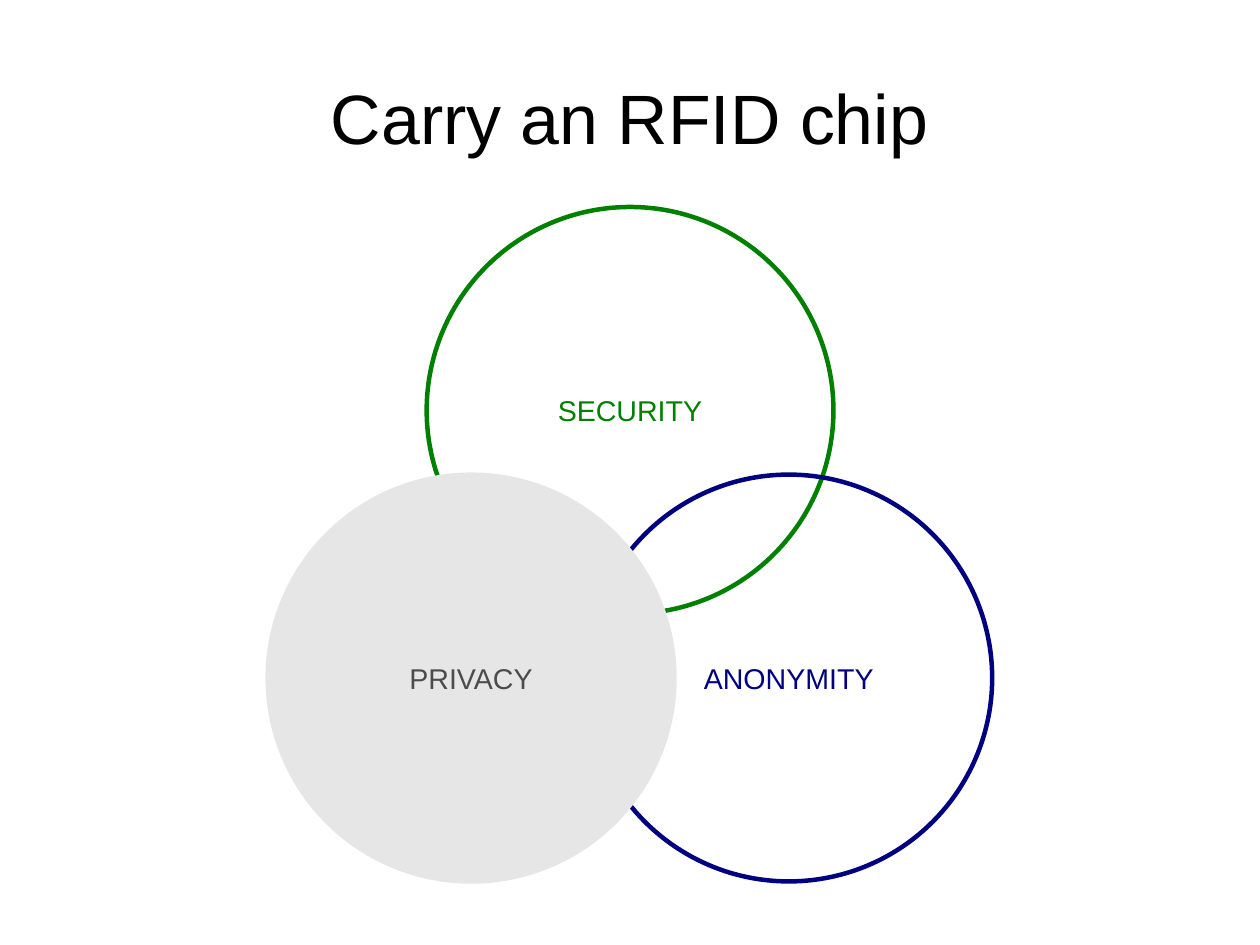
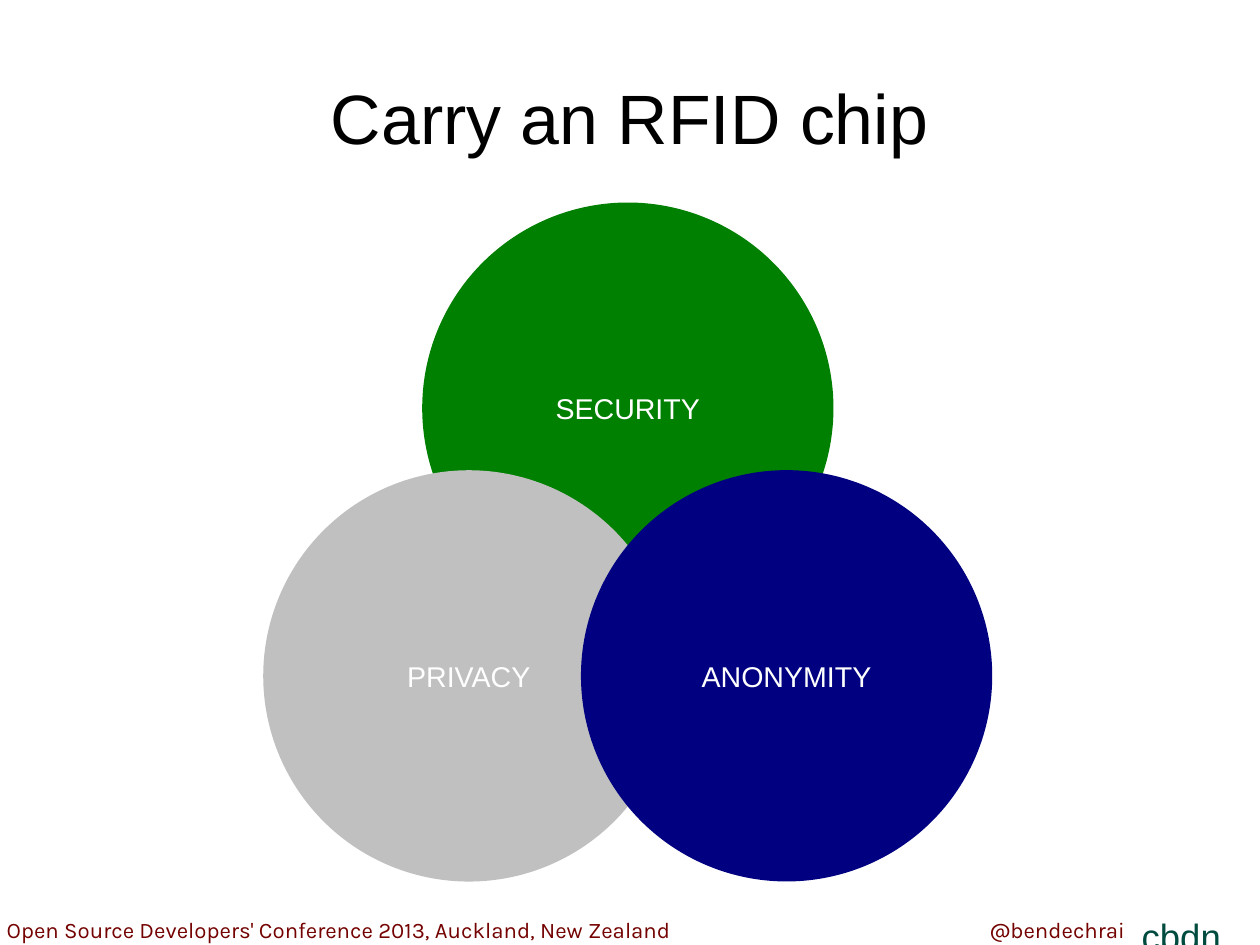
Before and after one commit to bendechrai/preso-security-privacy-anonymity, a slide deck: slide 5 of security-privacy-anonymity.odp. Drawn at 1260x945 pixels with LibreOffice and Linux fonts; fonts in the diff are those of the drawing; background and template pictures are left out. Boxes give left, top, right and bottom in pixels: in the first picture for what was removed or moved away, otherwise in the second. Text is boxed around its words. In the diff, an @@ line names an element or a change of style, - is before the commit and + after.

```diff
--- a/security-privacy-anonymity.odp
+++ b/security-privacy-anonymity.odp
@@ ellipse "SECURITY" at (x1=424, y1=205, x2=831, y2=612): text colour #008000 to #FFFFFF; fill none to #008000 @@
@@ ellipse "PRIVACY" at (x1=265, y1=472, x2=672, y2=879): text colour #4C4C4C to #FFFFFF; fill #E6E6E6 to #C0C0C0; outline #E6E6E6 2.83 pt to #C0C0C0 2.83 pt @@
@@ ellipse "ANONYMITY" at (x1=583, y1=472, x2=990, y2=879): text colour #000080 to #FFFFFF; fill none to #000080 @@
@@ text added at (x1=7, y1=922, x2=670, y2=944), 14 pt, text #730200 @@
+Open Source Developers' Conference 2013, Auckland, New Zealand
@@ text added at (x1=990, y1=922, x2=1125, y2=942), 14 pt, text #730200 @@
+@bendechrai
@@ text added at (x1=1131, y1=909, x2=1260, y2=945), 23 pt, text #004B3F @@
+cbdn
```
Also in this commit, not shown: 15 other slides changed, 30 slides added, 35 slides removed.
